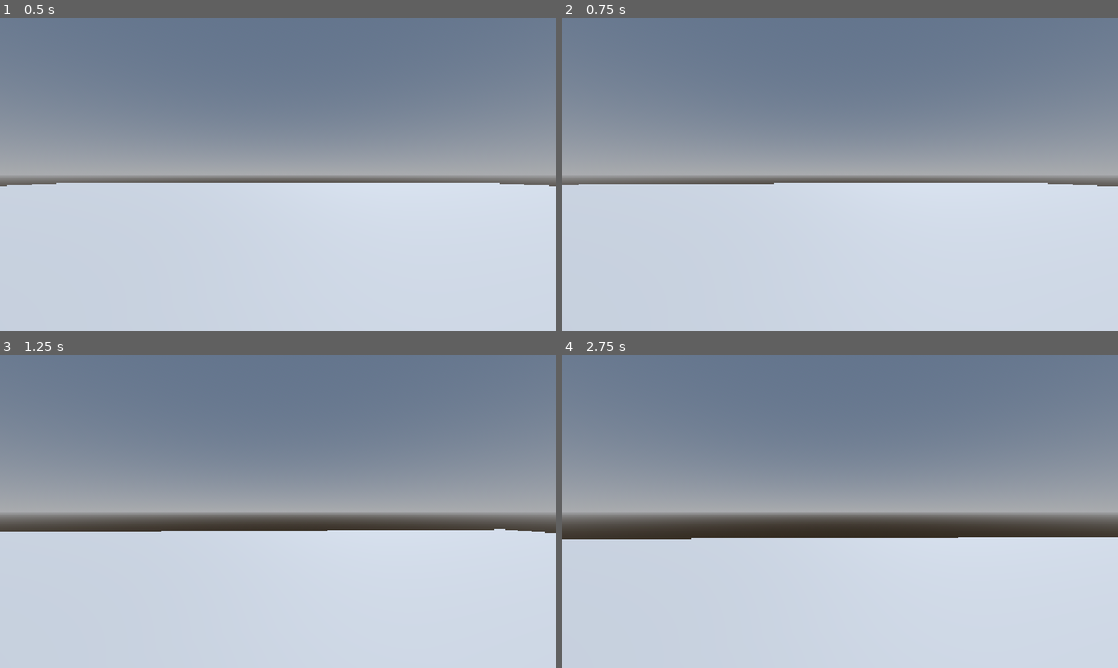
Above: before the commit, frames 1-4 (two rows, left to right).
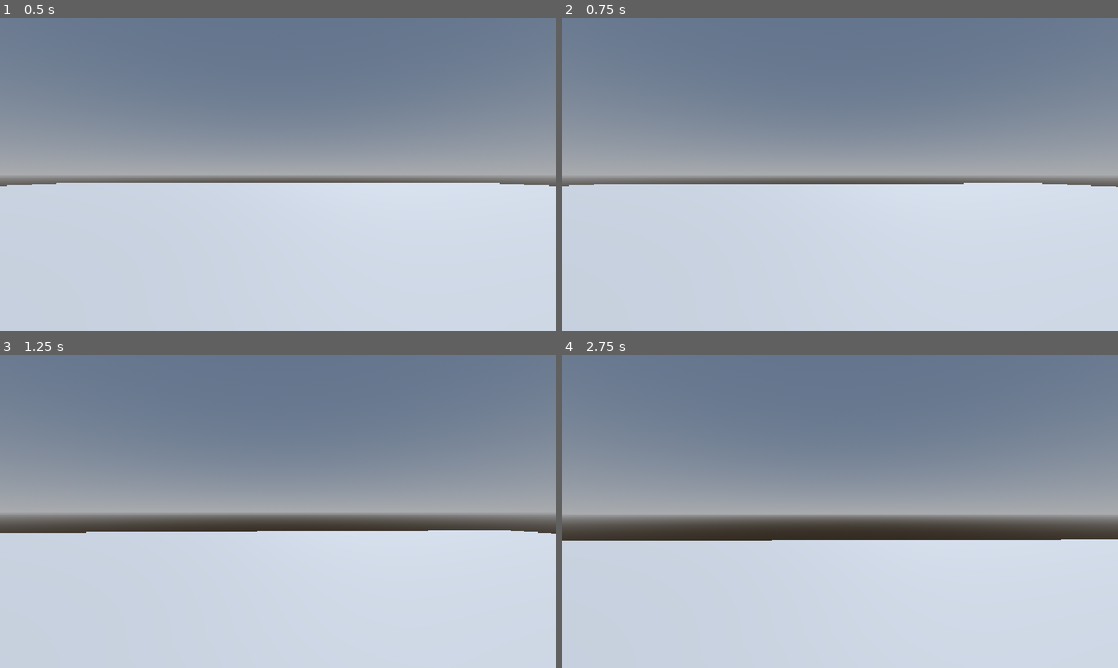
Above: after the commit, the same moments.

Repository: Mainuddin-Khaled/Robot-Rampage-Godot
Game: Godot game, scene res://Levels/SandBox.tscn
Same seed, same stepped clock (60 frames per second), same inputs: the game is played once before the commit and once after it.
Inputs (mouse positions are in pixels of both pictures, inside the frame that each line leads up to):
- Up to frame 1 (0.5 s): no input
- Up to frame 2 (0.75 s): tap Enter at 0.5 s; move the mouse to (867, 174) at 0.52 s; hold W (move_forward) from 0.53 s (still down)
- Up to frame 3 (1.25 s): keep holding W (move_forward); tap Space (jump) at 0.77 s
- Up to frame 4 (2.75 s): keep holding W (move_forward); tap Space (jump) at 1.25, 1.52 s; move the mouse to (812, 511) at 1.27 s; move the mouse to (851, 505) at 2.02 s

Frame 1 is identical in both runs. In frame 2, 0.2% of the frame differs, in the area x 0-100%, y 52-54%; in frame 3, 0.2%; in frame 4, 1.7%, in the area x 0-100%, y 50-60%.

Commit message:
Improved Aiming and Smoothing
Smooth camera positioning and aiming

Diff:
--- a/Characters/Player/player.gd
+++ b/Characters/Player/player.gd
@@ -5,7 +5,7 @@
 const JUMP_VELOCITY = 4.5
 
 var mouse_motion := Vector2.ZERO
-
+@onready var camera_pivot: Node3D = $CameraPivot
 func _ready() -> void:
 	Input.mouse_mode = Input.MOUSE_MODE_CAPTURED
 
@@ -42,4 +42,8 @@
 
 func handle_camera_rotation() -> void:
 	rotate_y(mouse_motion.x)
+	camera_pivot.rotate_x(mouse_motion.y)
+	camera_pivot.rotation_degrees.x = clampf(
+		camera_pivot.rotation_degrees.x, -90, 90
+	)
 	mouse_motion = Vector2.ZERO
--- a/Characters/Player/player.tscn
+++ b/Characters/Player/player.tscn
@@ -1,6 +1,7 @@
 [gd_scene format=3 uid="uid://ffnf2ws6i37c"]
 
 [ext_resource type="Script" uid="uid://c82e5uulhajds" path="res://Characters/Player/player.gd" id="1_6xdwp"]
+[ext_resource type="Script" uid="uid://cnllkbj0phubf" path="res://Characters/Player/smooth_camera.gd" id="2_j341n"]
 
 [sub_resource type="CapsuleMesh" id="CapsuleMesh_xrivr"]
 
@@ -15,5 +16,11 @@
 [node name="CollisionShape3D" type="CollisionShape3D" parent="." unique_id=649421202]
 shape = SubResource("CapsuleShape3D_xrivr")
 
-[node name="Camera3D" type="Camera3D" parent="." unique_id=881088412]
+[node name="CameraPivot" type="Node3D" parent="." unique_id=1832674122]
 transform = Transform3D(1, 0, 0, 0, 1, 0, 0, 0, 1, 0, 0.3, 0)
+
+[node name="SmoothCamera" type="Camera3D" parent="CameraPivot" unique_id=881088412]
+transform = Transform3D(1, 0, 0, 0, 1, 0, 0, 0, 1, 0, 0.3, 0)
+top_level = true
+script = ExtResource("2_j341n")
+speed = 5.0
--- /dev/null
+++ b/Characters/Player/smooth_camera.gd
@@ -0,0 +1,10 @@
+extends Camera3D
+
+@export var speed := 44.0
+
+func _physics_process(delta: float) -> void:
+    var weight = clamp(delta * speed, 0.0, 1.0)
+    global_transform = global_transform.interpolate_with(
+        get_parent().global_transform, weight
+    )
+    global_position = get_parent().global_position
Not shown, added: Characters/Player/smooth_camera.gd.uid
